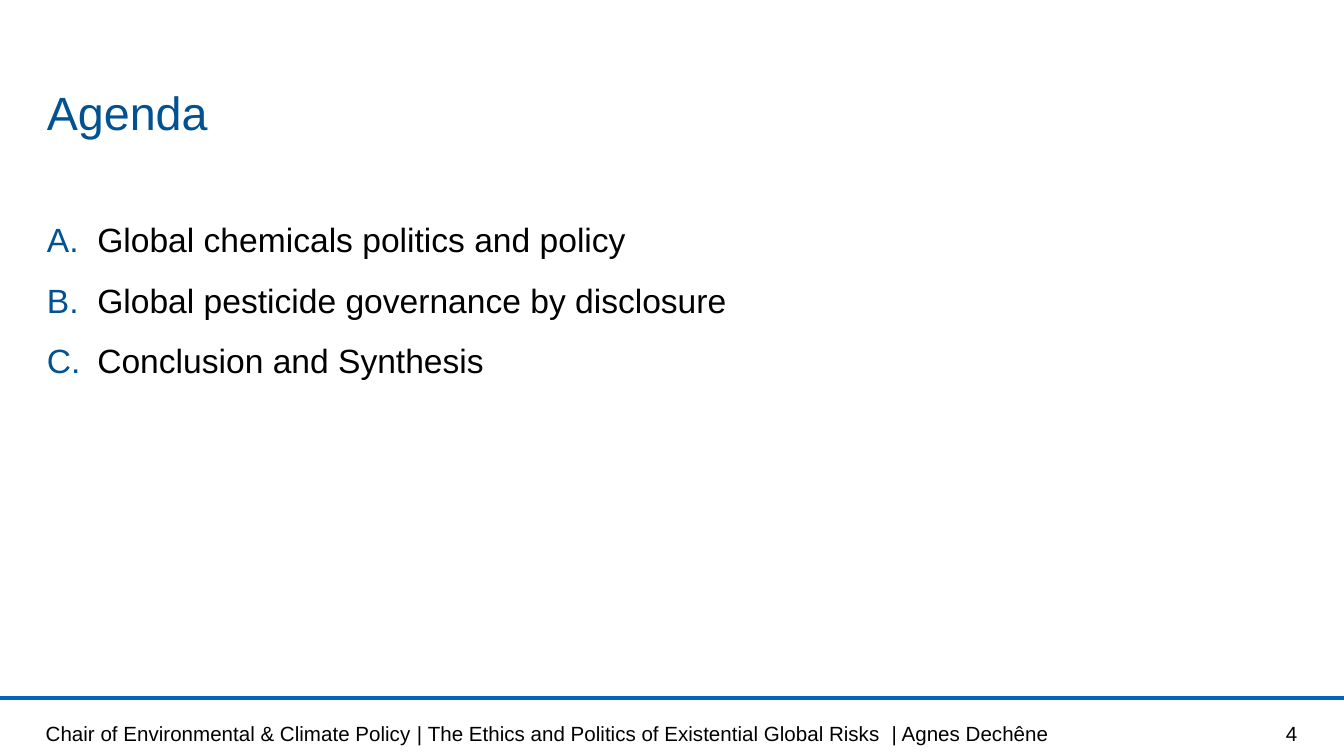
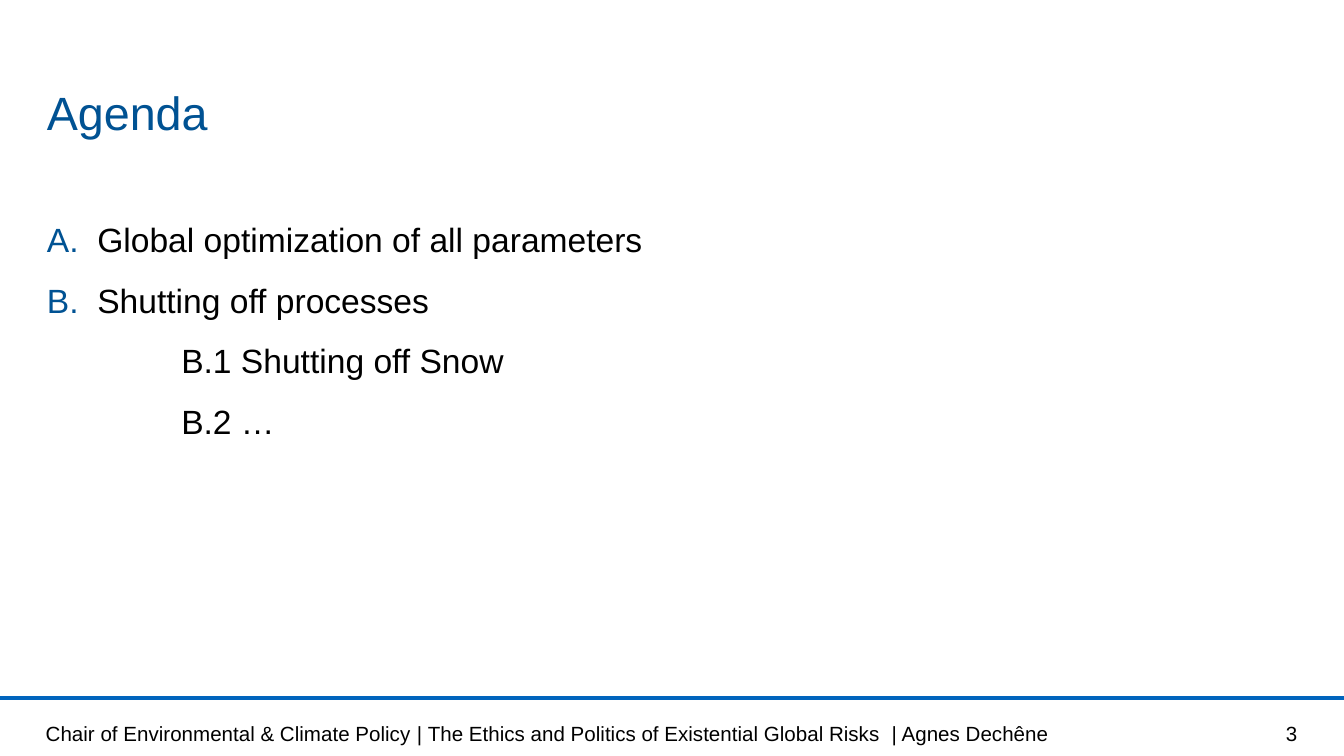
Before and after one commit to lisab00/UncertaintyQuantificationHydrology, a slide deck: slide 3 of MMUQ_task1.pptx (slide 4 before the commit). Drawn at 1344x756 pixels with LibreOffice and Linux fonts; fonts in the diff are those of the drawing; background and template pictures are left out. Boxes give left, top, right and bottom in pixels: in the first picture for what was removed or moved away, otherwise in the second. Text is boxed around its words. In the diff, an @@ line names an element or a change of style, - is before the commit and + after.

```diff
--- a/MMUQ_task1.pptx
+++ b/MMUQ_task1.pptx
@@ text at [97, 227, 642, 434]: text changed @@
-A. Global chemicals politics and policy
-B. Global pesticide governance by disclosure
-C. Conclusion and Synthesis
+A. Global optimization of all parameters
+B. Shutting off processes
+B.1 Shutting off Snow
+B.2 …
@@ page number at [1286, 726, 1297, 742]: text changed @@
-4
+3
```
Also in this commit, not shown: 3 other slides changed, 2 slides added, 1 slide removed.
